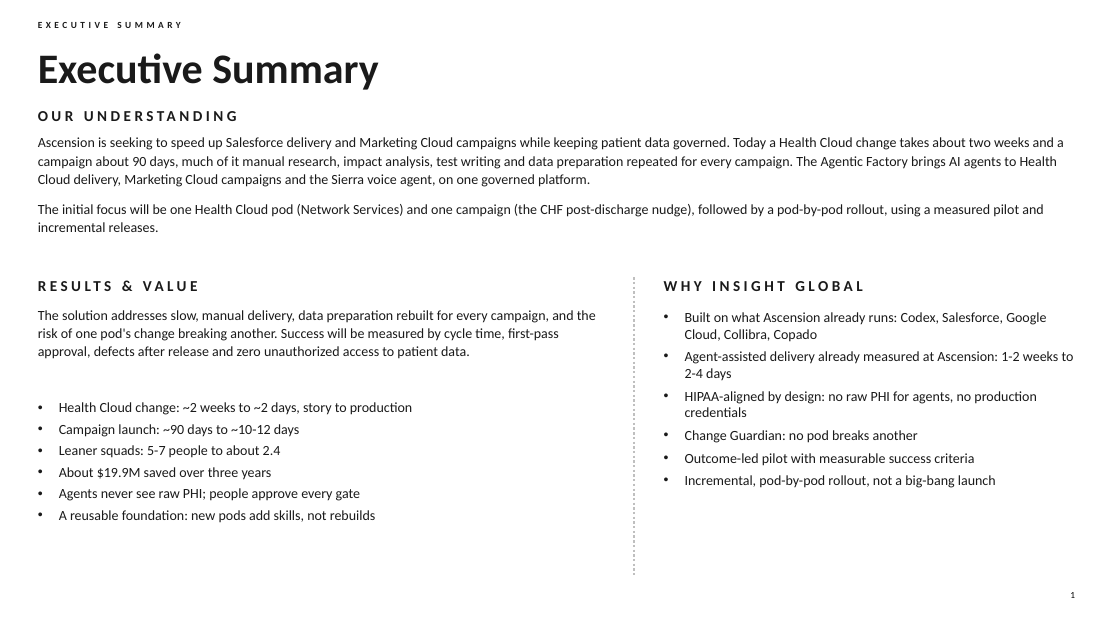
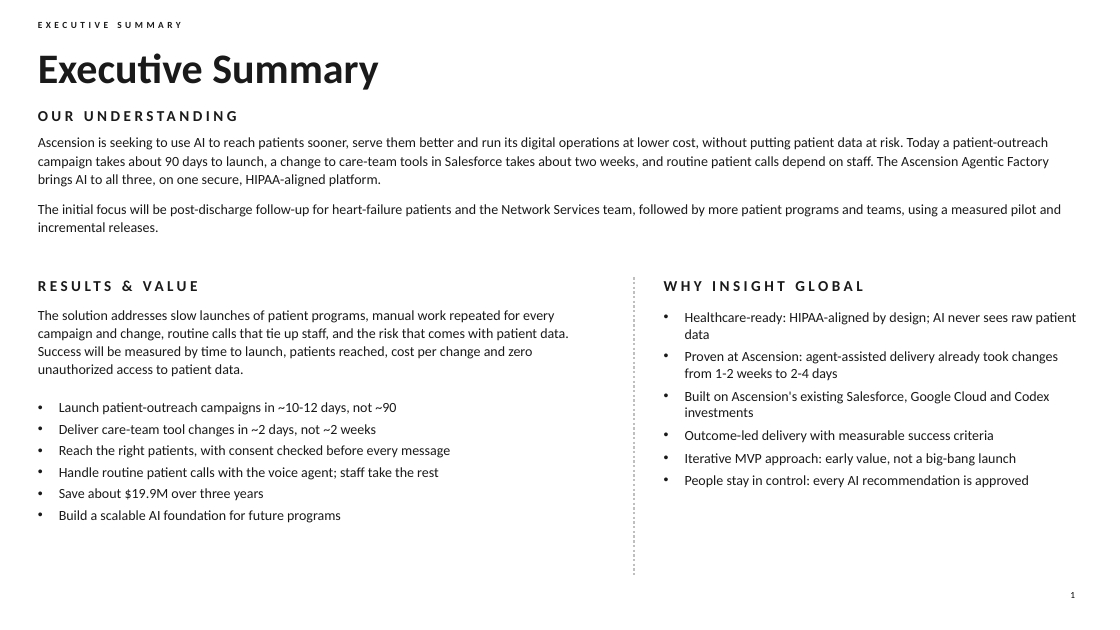
Before and after one commit to chintasurya/Design, a slide deck: slide 1 of poc/data_harness/Ascension Agentic Factory - Executive Summary (2 slides).pptx. Drawn at 1120x630 pixels with LibreOffice and Linux fonts; fonts in the diff are those of the drawing; background and template pictures are left out. Boxes give left, top, right and bottom in pixels: in the first picture for what was removed or moved away, otherwise in the second. Text is boxed around its words. In the diff, an @@ line names an element or a change of style, - is before the commit and + after.

```diff
--- a/poc/data_harness/Ascension Agentic Factory - Executive Summary (2 slides).pptx
+++ b/poc/data_harness/Ascension Agentic Factory - Executive Summary (2 slides).pptx
@@ text at box(38, 137, 1061, 232): text changed @@
-Ascension is seeking to speed up Salesforce delivery and Marketing Cloud campaigns while keeping patient data governed. Today a Health Cloud change takes about two weeks and a campaign about 90 days, much of it manual research, impact analysis, test writing and data preparation repeated for every campaign. The Agentic Factory brings AI agents to Health Cloud delivery, Marketing Cloud campaigns and the Sierra voice agent, on one governed platform.
-The initial focus will be one Health Cloud pod (Network Services) and one campaign (the CHF post-discharge nudge), followed by a pod-by-pod rollout, using a measured pilot and incremental releases.
+Ascension is seeking to use AI to reach patients sooner, serve them better and run its digital operations at lower cost, without putting patient data at risk. Today a patient-outreach campaign takes about 90 days to launch, a change to care-team tools in Salesforce takes about two weeks, and routine patient calls depend on staff. The Ascension Agentic Factory brings AI to all three, on one secure, HIPAA-aligned platform.
+The initial focus will be post-discharge follow-up for heart-failure patients and the Network Services team, followed by more patient programs and teams, using a measured pilot and incremental releases.
@@ text at box(38, 310, 569, 377): text changed @@
-The solution addresses slow, manual delivery, data preparation rebuilt for every campaign, and the risk of one pod's change breaking another. Success will be measured by cycle time, first-pass approval, defects after release and zero unauthorized access to patient data.
+The solution addresses slow launches of patient programs, manual work repeated for every campaign and change, routine calls that tie up staff, and the risk that comes with patient data. Success will be measured by time to launch, patients reached, cost per change and zero unauthorized access to patient data.
@@ text at box(685, 312, 1077, 488): text changed @@
-• Built on what Ascension already runs: Codex, Salesforce, Google Cloud, Collibra, Copado
-• Agent-assisted delivery already measured at Ascension: 1-2 weeks to 2-4 days
-• HIPAA-aligned by design: no raw PHI for agents, no production credentials
-• Change Guardian: no pod breaks another
-• Outcome-led pilot with measurable success criteria
-• Incremental, pod-by-pod rollout, not a big-bang launch
+• Healthcare-ready: HIPAA-aligned by design; AI never sees raw patient data
+• Proven at Ascension: agent-assisted delivery already took changes from 1-2 weeks to 2-4 days
+• Built on Ascension's existing Salesforce, Google Cloud and Codex investments
+• Outcome-led delivery with measurable success criteria
+• Iterative MVP approach: early value, not a big-bang launch
+• People stay in control: every AI recommendation is approved
@@ text at box(59, 402, 450, 523): text changed @@
-• Health Cloud change: ~2 weeks to ~2 days, story to production
-• Campaign launch: ~90 days to ~10-12 days
-• Leaner squads: 5-7 people to about 2.4
-• About $19.9M saved over three years
-• Agents never see raw PHI; people approve every gate
-• A reusable foundation: new pods add skills, not rebuilds
+• Launch patient-outreach campaigns in ~10-12 days, not ~90
+• Deliver care-team tool changes in ~2 days, not ~2 weeks
+• Reach the right patients, with consent checked before every message
+• Handle routine patient calls with the voice agent; staff take the rest
+• Save about $19.9M over three years
+• Build a scalable AI foundation for future programs
```
Also in this commit, not shown: 1 other slide changed, 3 other files.
